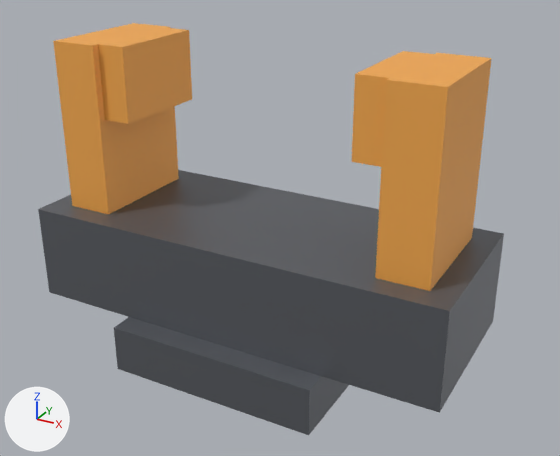
What one commit did to the glTF model vention/snack1-robot-arm/public/models/gripper.glb.
The view is the same before and after, from a camera (50 mm lens) standing at (0.148, -0.254, 0.185) and looking at (0.008, 0.001, 0.058). Arrows for +X, +Y and +Z are at lower left; the lights stay in place. The first picture is the older version. Where no turn or scale is listed for an object, it has been applied to the vertices.

In view in the first picture: 'FingerLeft', 'FingerRight', 'Palm'.
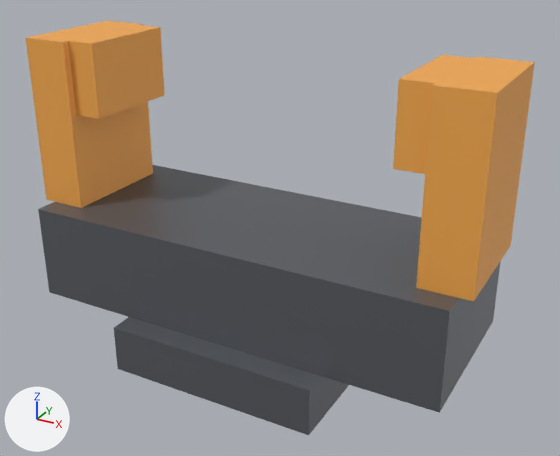
Pixel boxes (x1, y1, x2, y2) of what changed, in the pictures (560 x 456 px):
'FingerRight', moved
    before: (352, 51, 491, 291)
    after: (393, 55, 535, 301)
'FingerLeft', moved
    before: (53, 23, 192, 214)
    after: (26, 21, 165, 208)

The change, as a diff of the scene's bpy script:
```diff
--- a/vention/snack1-robot-arm/public/models/gripper.glb.py
+++ b/vention/snack1-robot-arm/public/models/gripper.glb.py
@@ ob_fingerleft @@
 ob_fingerleft = bpy.data.objects.new('FingerLeft', me_fingerleft)
-ob_fingerleft.location = (-0.07, 0.0, 0.06)
+ob_fingerleft.location = (-0.085, 0.0, 0.06)
@@ ob_fingerright @@
 ob_fingerright = bpy.data.objects.new('FingerRight', me_fingerright)
-ob_fingerright.location = (0.07, 0.0, 0.06)
+ob_fingerright.location = (0.085, 0.0, 0.06)
```
